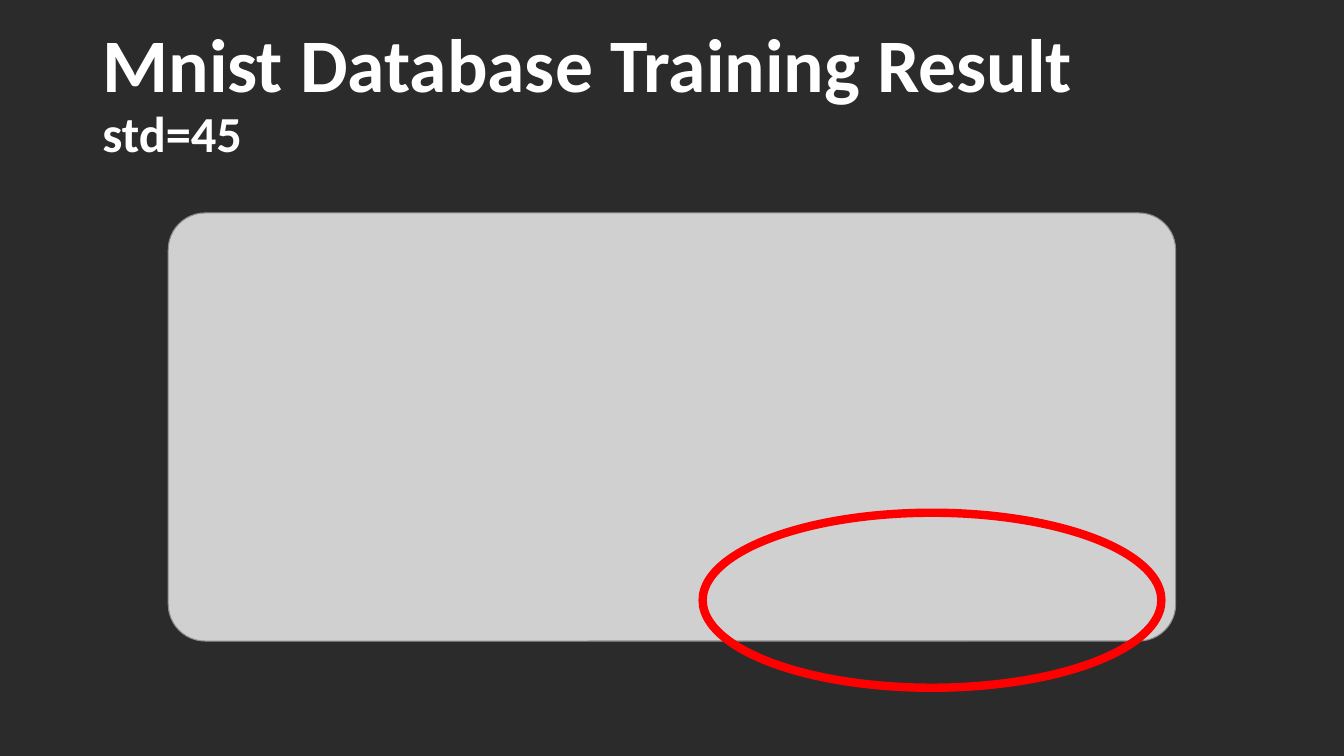
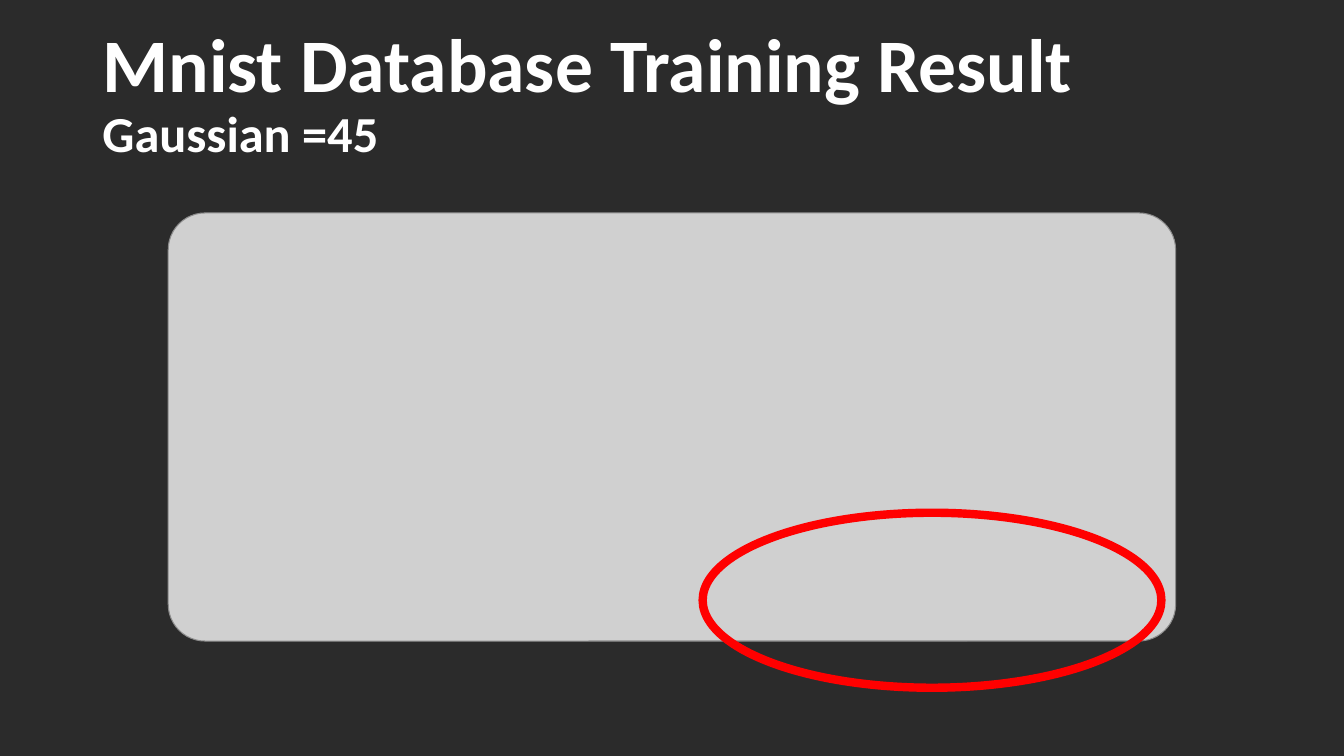
Before and after one commit to YI-0924/Face_Identificcation, a slide deck: slide 10 of MidtermPresent.pptx. Drawn at 1344x756 pixels with LibreOffice and Linux fonts; fonts in the diff are those of the drawing; grey boxes stand for pictures; background and template pictures are left out; a plain dark background stands for a picture behind light text. Boxes give left, top, right and bottom in pixels: in the first picture for what was removed or moved away, otherwise in the second. Text is boxed around its words. In the diff, an @@ line names an element or a change of style, - is before the commit and + after.

```diff
--- a/MidtermPresent.pptx
+++ b/MidtermPresent.pptx
@@ title at [102, 39, 1072, 153]: text changed @@
-Mnist Database Training Result
-std=45
+Mnist Database Training Result
+Gaussian =45
```
Also in this commit, not shown: 13 other slides changed.
